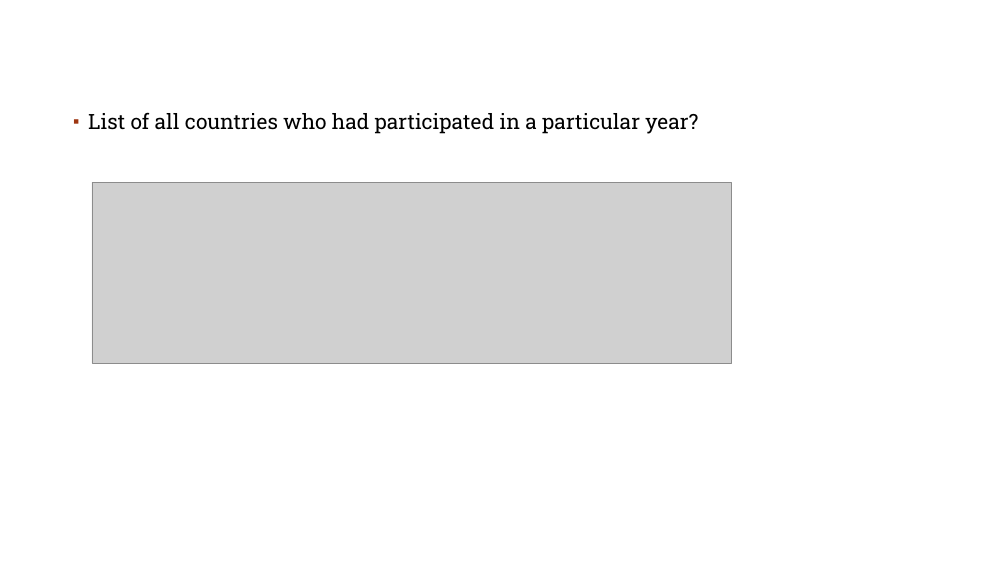
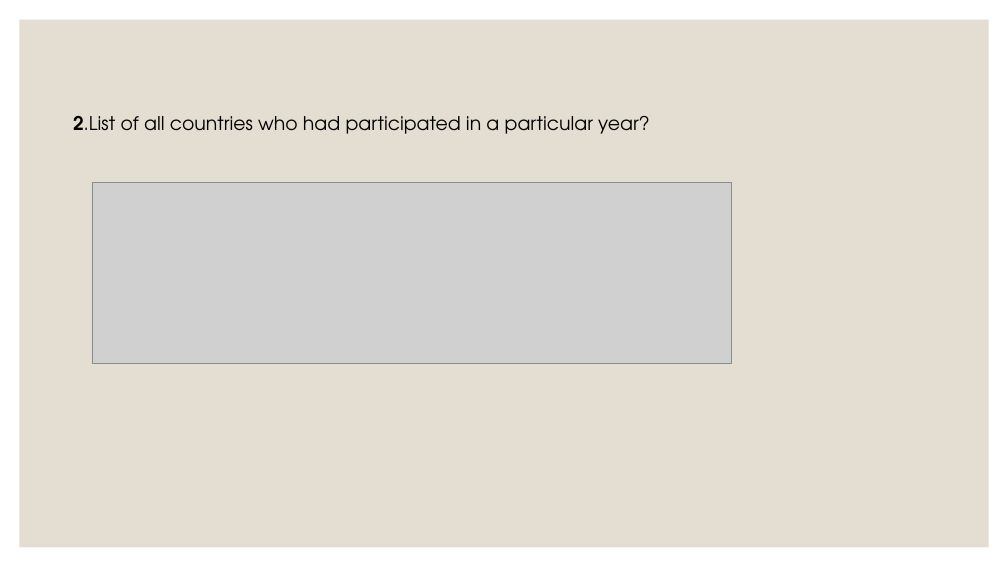
Before and after one commit to ChilukaRaveena/scala, a slide deck: slide 13 of SOWMYA.YALAVARTHI MINIPROJECT.pptx. Drawn at 1008x567 pixels with LibreOffice and Linux fonts; fonts in the diff are those of the drawing; grey boxes stand for pictures; background and template pictures are left out. Boxes give left, top, right and bottom in pixels: in the first picture for what was removed or moved away, otherwise in the second. Text is boxed around its words. In the diff, an @@ line names an element or a change of style, - is before the commit and + after.

```diff
--- a/SOWMYA.YALAVARTHI MINIPROJECT.pptx
+++ b/SOWMYA.YALAVARTHI MINIPROJECT.pptx
@@ rectangle added at (20,20,989,547), fill #E3DED1 @@
@@ text at (73,116,650,134): text changed; size 20 to 18 pt; font Roboto Slab to TeX Gyre Adventor @@
-▪ List of all countries who had participated in a particular year?
+2.List of all countries who had participated in a particular year?
@@ ellipse removed at (945,517,979,551) @@
```
Also in this commit, not shown: 19 other slides changed, 2 slides added, 3 slides removed.
